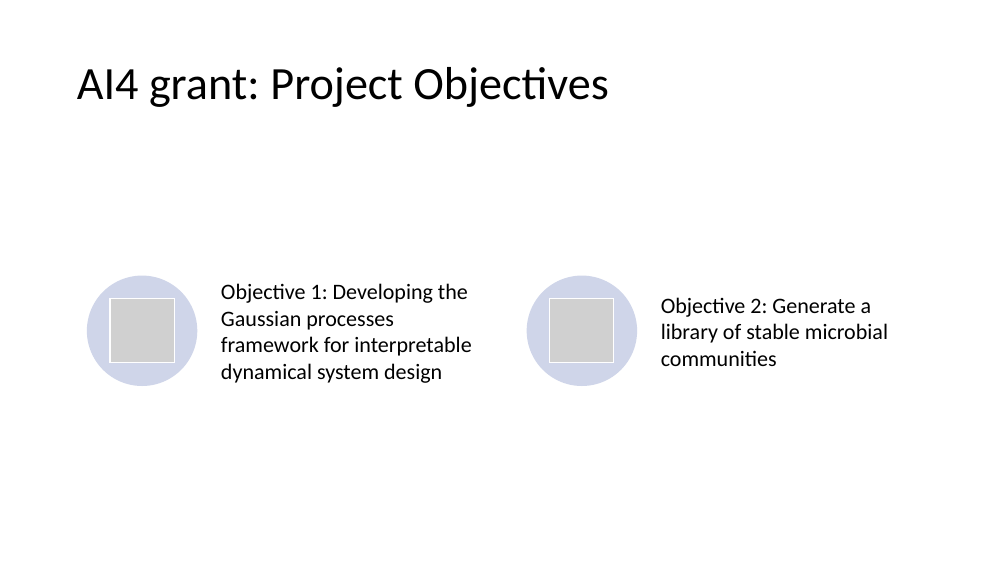
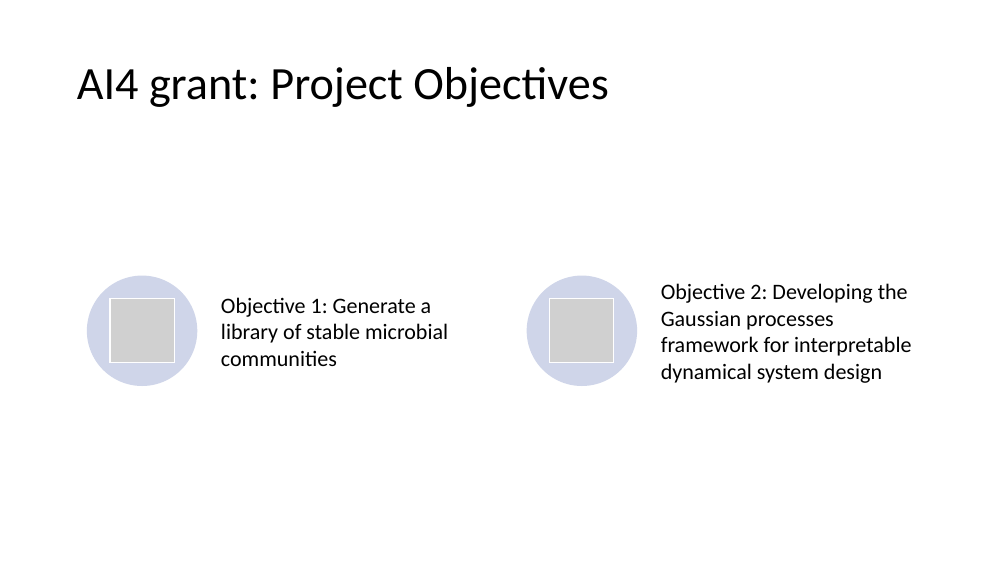
Before and after one commit to Fontanapink/GPs, a slide deck: slide 3 of GPRCommunities.pptx (slide 8 before the commit). Drawn at 1008x567 pixels with LibreOffice and Linux fonts; fonts in the diff are those of the drawing; grey boxes stand for pictures. Boxes give left, top, right and bottom in pixels: in the first picture for what was removed or moved away, otherwise in the second. Text is boxed around its words. In the diff, an @@ line names an element or a change of style, - is before the commit and + after.

```diff
--- a/GPRCommunities.pptx
+++ b/GPRCommunities.pptx
@@ text at (221,297,448,366): text changed @@
-Objective 2: Generate a library of stable microbial communities
+Objective 1: Generate a library of stable microbial communities
@@ text at (661,283,911,383): text changed @@
-Objective 1: Developing the Gaussian processes framework for interpretable dynamical system design
+Objective 2: Developing the Gaussian processes framework for interpretable dynamical system design
```
Also in this commit, not shown: 9 other slides changed, 7 slides added, 1 slide removed, 3 other files.
